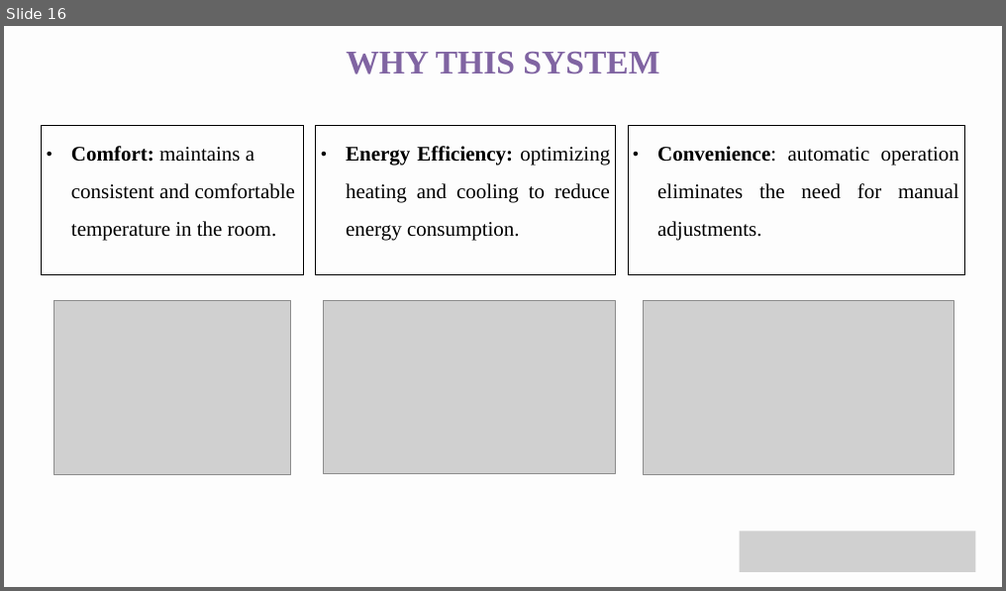
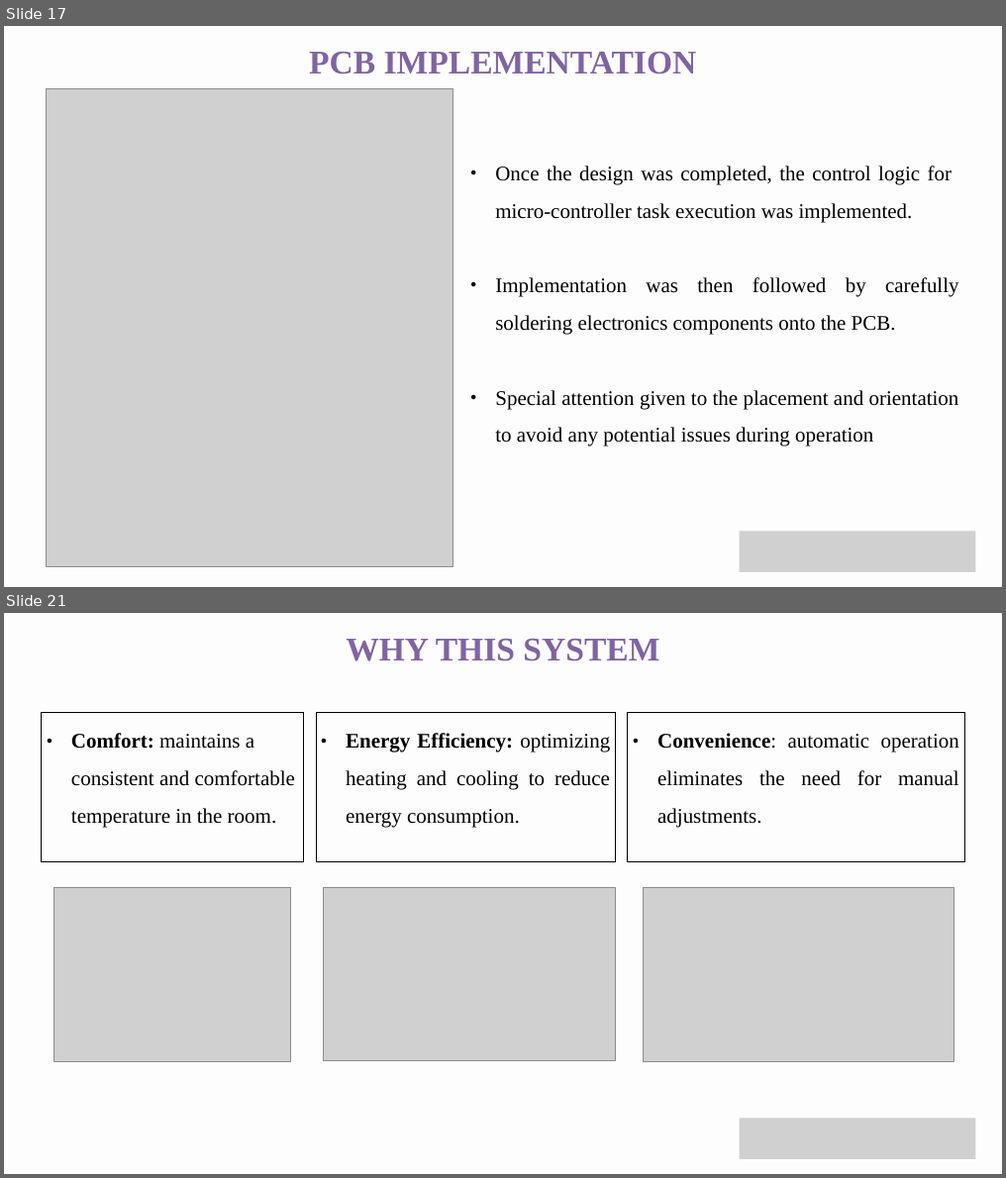
Before and after one commit to arc1o1/Automated_Temperature_Control_System, a slide deck: 02_documentation/Automated_Temperature_Control_System_GIP_Project_Implementation_Presentation.pptx. Shown one above the other, each under a label of ours: slide 16 before the commit, slides 17 and 21 after it; the slides between them are not shown. The pictures are 1006x591 and 1006x1178 pixels, drawn with LibreOffice and Linux fonts; fonts in the diff are those of the drawing; grey boxes stand for pictures. Boxes give left, top, right and bottom in pixels: in the first picture for what was removed or moved away, otherwise in the second. Text is boxed around its words. In the diff, an @@ line names an element or a change of style, - is before the commit and + after.

```diff
--- a/02_documentation/Automated_Temperature_Control_System_GIP_Project_Implementation_Presentation.pptx
+++ b/02_documentation/Automated_Temperature_Control_System_GIP_Project_Implementation_Presentation.pptx
@@ slide 17 added at [4, 26, 1002, 587], background #FDFDFD @@
@@ text added at [309, 52, 697, 75], 48 pt, text #8064A2, bold @@
+PCB IMPLEMENTATION
@@ picture added at [46, 88, 453, 567] @@
@@ text added at [495, 166, 959, 447], 30 pt, text #000000 @@
+● Once the design was completed, the control logic for micro-controller task execution was implemented.
+● Implementation was then followed by carefully soldering electronics components onto the PCB.
+● Special attention given to the placement and orientation to avoid any potential issues during operation
@@ picture added at [740, 532, 975, 572] @@
@@ what was slide 16 is now slide 21 @@
```
Also in this commit, not shown: 8 slides changed, 11 other slides added, 7 slides removed, 4 other files.
